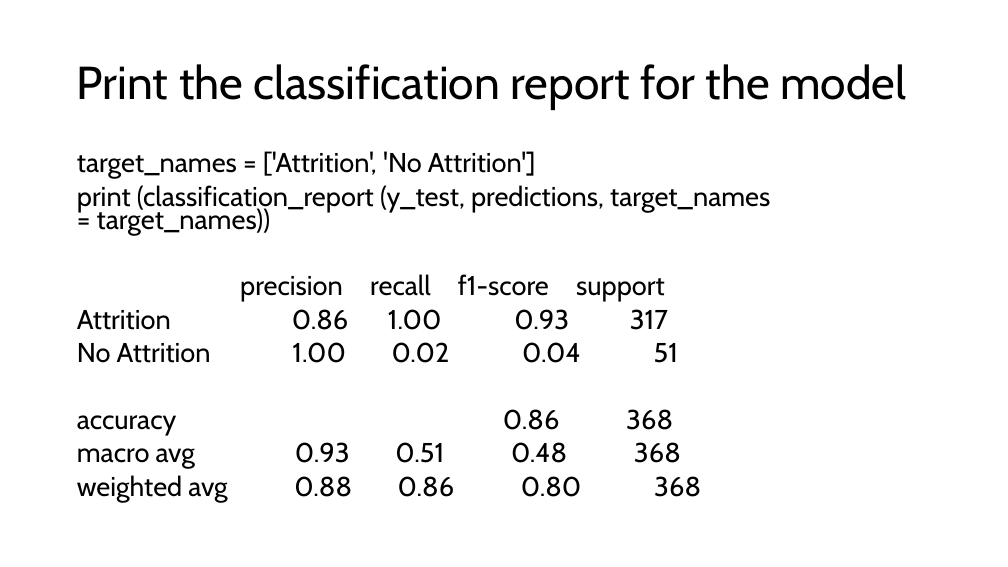
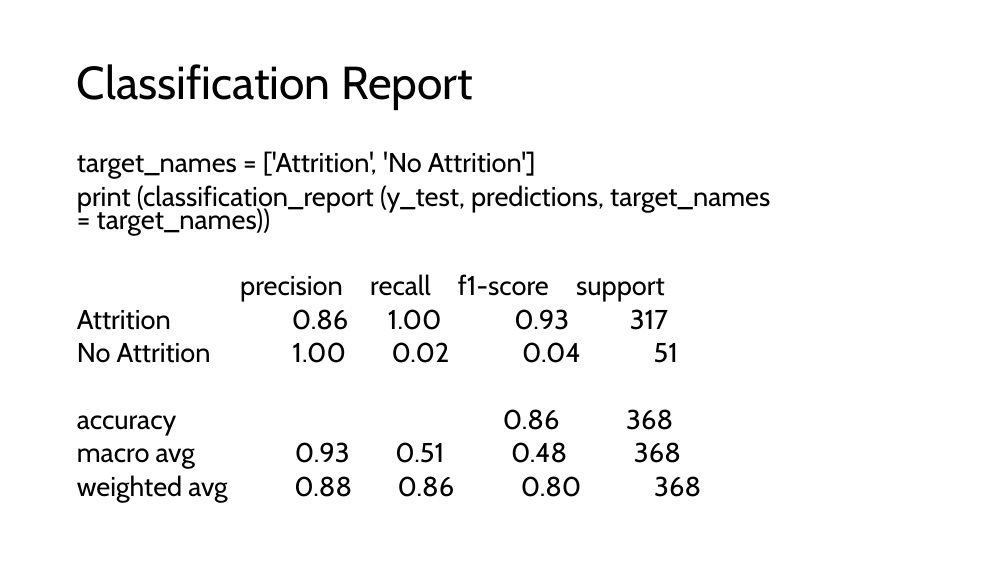
Before and after one commit to ddaniel2024/Project-4, a slide deck: slide 13 of Employee Attrition Prediction Presentation.pptx (slide 11 before the commit). Drawn at 1008x567 pixels with LibreOffice and Linux fonts; fonts in the diff are those of the drawing. Boxes give left, top, right and bottom in pixels: in the first picture for what was removed or moved away, otherwise in the second. Text is boxed around its words. In the diff, an @@ line names an element or a change of style, - is before the commit and + after.

Commit message:
working on presentation

```diff
--- a/Employee Attrition Prediction Presentation.pptx
+++ b/Employee Attrition Prediction Presentation.pptx
@@ title at [77,64,473,110]: text changed @@
-Print the classification report for the model
+Classification Report
```
Also in this commit, not shown: 8 other slides changed, 2 slides added, 1 other file.
